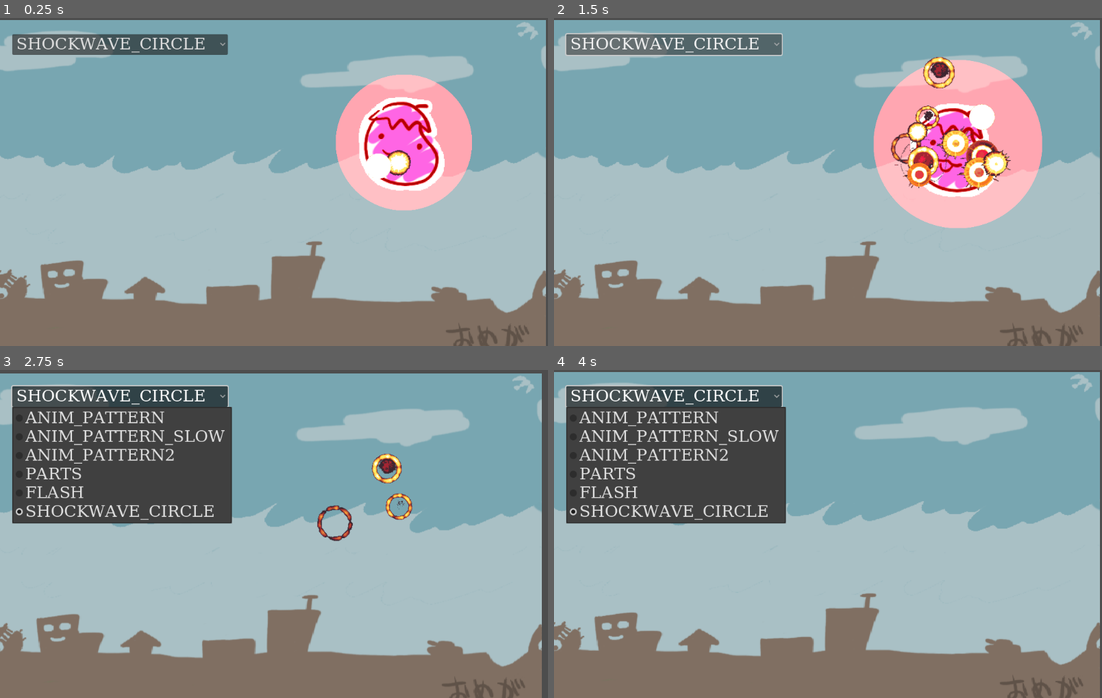
Above: before the commit, frames 1-4 (two rows, left to right).
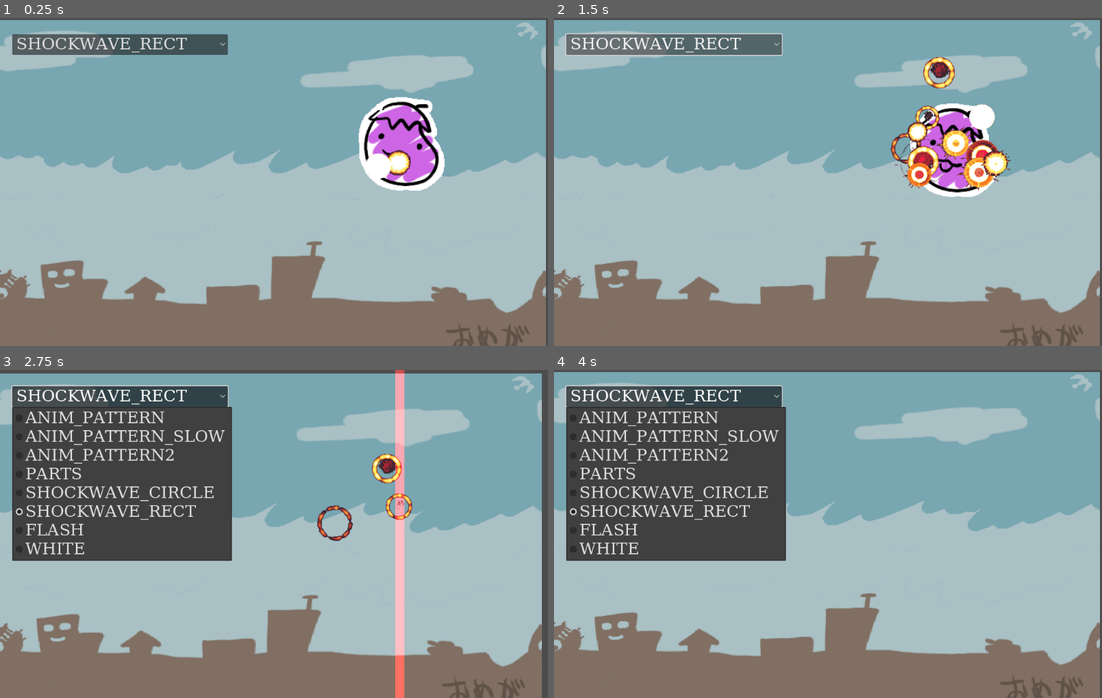
Above: after the commit, the same moments.

Repository: syun77/gd_bosseffect
Game: Godot game, scene res://Main.tscn
Two runs of this game, one before a commit and one after it. Both use one fixed random seed, a clock stepped at 60 frames per second and the inputs below.
Inputs:
- Up to frame 1 (0.25 s): no input
- Up to frame 2 (1.5 s): click "SHOCKWAVE_CIRCLE" (after the commit: "SHOCKWAVE_RECT") at 0.5 s; click "SHOCKWAVE_CIRCLE" (after the commit: "SHOCKWAVE_RECT") at 1.25 s
- Up to frame 3 (2.75 s): click "SHOCKWAVE_CIRCLE" (after the commit: "SHOCKWAVE_RECT") at 2 s
- Up to frame 4 (4 s): tap Enter at 3.5 s

The runs differ from the first frame. In frame 1, 6.9% of the frame differs, in the area x 25-87%, y 6-59%; in frame 2, 9.5%, in the area x 25-90%, y 6-65%; in frame 3, 7.3%; in frame 4, 5.6%.

Commit message:
矩形収束を実装

Diff:
--- a/gd_bosseffect/Main.gd
+++ b/gd_bosseffect/Main.gd
@@ -3,6 +3,8 @@
 const ENEMY_OBJ = preload("res://src/Enemy.tscn")
 const TIMER_SHAKE = 1.0
 
+@onready var _bg = $Bg
+@onready var _bg_color = $Bg/ColorRect
 @onready var _camera = $Camera2D
 @onready var _option = $UILayer/OptionButton
 @onready var _enemy_layer = $EnemyLayer
@@ -44,6 +46,7 @@
 
 	delta *= Common.get_slow_rate()
 	_update_shake(delta)
+	_update_bg(delta)
 
 	_prev_cnt = _cnt
 
@@ -55,7 +58,7 @@
 	e.set_type(_option.selected)
 
 ## 画面を揺らす.
-func _update_shake(delta:float):
+func _update_shake(delta:float) -> void:
 	var prev = _exists_enemy
 	_exists_enemy = _enemy_layer.get_child_count() > 0
 	if prev:
@@ -74,3 +77,21 @@
 		# 値が変わったら乱数を引く.
 		_prev_shake_y = randf_range(-24, 24)
 	_camera.offset.y = _prev_shake_y * rate
+
+## 背景の更新.
+func _update_bg(delta:float) -> void:
+	_bg_color.visible = false
+	if Common.update_bg(delta) == false:
+		return
+
+	var type = Common.bg_type
+	var rate = Common.get_bg_rate()
+
+	match type:
+		Common.eBg.WHITE:
+			_bg_color.visible = true
+			if rate < 0.8:
+				rate = 1.0
+			else:
+				rate = 1.0 - (rate - 0.8) / 0.2
+			_bg_color.color.a = rate
--- a/gd_bosseffect/Main.tscn
+++ b/gd_bosseffect/Main.tscn
@@ -25,6 +25,13 @@
 centered = false
 metadata/_edit_lock_ = true
 
+[node name="ColorRect" type="ColorRect" parent="Bg"]
+offset_left = -82.963
+offset_top = -41.4815
+offset_right = 871.037
+offset_bottom = 521.519
+color = Color(1, 1, 1, 0.705882)
+
 [node name="EnemyLayer" type="CanvasLayer" parent="."]
 follow_viewport_enabled = true
 
--- a/gd_bosseffect/project.godot
+++ b/gd_bosseffect/project.godot
@@ -23,6 +23,7 @@
 [display]
 
 window/size/viewport_width=1080
+window/stretch/mode="viewport"
 
 [input]
 
--- a/gd_bosseffect/src/Common.gd
+++ b/gd_bosseffect/src/Common.gd
@@ -1,4 +1,10 @@
 extends Node
+
+enum eBg {
+	NONE,
+	WHITE,
+	RASTER,
+}
 
 var shake_power = 0.0
 var shake_time = 0.0
@@ -6,6 +12,10 @@
 
 var _slow_time = 0.0
 var _slow_rate = 1.0
+
+var bg_type:eBg
+var bg_time = 0.0
+var bg_max_time = 0.0
 
 var _layers = {}
 
@@ -44,3 +54,19 @@
 	if _slow_time <= 0.0:
 		return 1.0
 	return _slow_rate
+
+## 背景変更.
+func change_bg(type:eBg, time:float=1.0) -> void:
+	bg_type = type
+	bg_time = 0.0
+	bg_max_time = time
+func update_bg(delta:float) -> bool:
+	if bg_time < bg_max_time:
+		bg_time += delta
+		return true
+	return false
+
+func get_bg_rate() -> float:
+	if bg_time > bg_max_time:
+		return 1.0
+	return bg_time / bg_max_time
--- a/gd_bosseffect/src/Enemy.gd
+++ b/gd_bosseffect/src/Enemy.gd
@@ -11,6 +11,7 @@
 var PARTICLE_EXPLOSION = preload("res://src/particle/ParticleExplosion.tscn")
 var PARTICLE_SHOCK_WAVE = preload("res://src/particle/ParticleShockWave.tscn")
 var PARTICLE_SHOCK_WAVE2 = preload("res://src/particle/ParticleShockWave2.tscn")
+var PARTICLE_RECT = preload("res://src/particle/ParticleRect.tscn")
 
 # ------------------------------------------
 # consts.
@@ -21,8 +22,10 @@
 	ANIM_PATTERN_SLOW,
 	ANIM_PATTERN2,
 	PARTS,
+	SHOCKWAVE_CIRCLE,
+	SHOCKWAVE_RECT,
 	FLASH,
-	SHOCKWAVE_CIRCLE,
+	WHITE,
 }
 
 # ------------------------------------------
@@ -65,14 +68,20 @@
 			# 白フラッシュ.
 			var p = PARTICLE_SHOCK_WAVE.instantiate()
 			p.position = position
-			p.setup(0, 0, 2.0)
+			p.setup(0, 0, 1.5)
 			_add_child(p)
 		eType.SHOCKWAVE_CIRCLE:
-			pass # 何も発生しない.
+			Common.change_bg(Common.eBg.WHITE, 1.0)
+		eType.SHOCKWAVE_RECT:
+			var p = PARTICLE_RECT.instantiate()
+			p.position = position
+			p.setup(0, 0, 1.5)
+			p.color = Color.RED
+			_add_child(p)
 		_:
 			var spd = 700
 			match _id:
-				eType.ANIM_PATTERN_SLOW, eType.ANIM_PATTERN2, eType.PARTS:
+				eType.ANIM_PATTERN_SLOW, eType.ANIM_PATTERN2, eType.PARTS, eType.WHITE:
 					# スロー再生あり.
 					Common.start_slow()
 					spd = 1500 # decayの影響を受けるので少し速くする.
@@ -246,6 +255,15 @@
 func _move_FLASH(delta:float) -> void:
 	_move_ANIM_PATTERN(delta)
 
+## 背景を白にする.
+func _init_WHITE() -> void:
+	_max_timer = 2.0
+	Common.change_bg(Common.eBg.WHITE, 2.2)
+func _move_WHITE(delta:float) -> void:
+	_move_ANIM_PATTERN(delta)
+
+	_spr.modulate = _spr.modulate.lerp(Color.BLACK, 10 * delta)
+
 ## 円形の衝撃波.
 func _init_SHOCKWAVE_CIRCLE() -> void:
 	_max_timer = 2.0
@@ -253,6 +271,11 @@
 	p.position = position
 	p.setup(270, 10, 3.0, 0.0)
 	_add_child(p)
-
 func _move_SHOCKWAVE_CIRCLE(delta:float) -> void:
 	_move_ANIM_PATTERN(delta)
+
+## 矩形の衝撃波.
+func _init_SHOCKWAVE_RECT() -> void:
+	_max_timer = 2.0
+func _move_SHOCKWAVE_RECT(delta:float) -> void:
+	_move_ANIM_PATTERN(delta)
--- /dev/null
+++ b/gd_bosseffect/src/particle/ParticleRect.gd
@@ -0,0 +1,13 @@
+extends Particle
+
+func _update(delta: float) -> void:
+	move(delta)
+
+	var rate = get_time_rate()
+	var alpha = 0.5
+	if rate > 0.8:
+		alpha *= 1 - ((rate - 0.8) / 0.2)
+	var sx = 0.5 * (1 - Ease.expo_out(rate))
+	scale.x = sx
+	modulate = color
+	modulate.a = alpha
--- /dev/null
+++ b/gd_bosseffect/src/particle/ParticleRect.tscn
@@ -0,0 +1,12 @@
+[gd_scene load_steps=4 format=3 uid="uid://dsi55wueroovy"]
+
+[ext_resource type="Script" path="res://src/particle/ParticleRect.gd" id="1_ace8p"]
+[ext_resource type="Texture2D" uid="uid://nc2q8lkmgkya" path="res://assets/images/rect.png" id="1_hc58b"]
+
+[sub_resource type="CanvasItemMaterial" id="CanvasItemMaterial_peb0m"]
+blend_mode = 1
+
+[node name="ParticleRect" type="Sprite2D"]
+material = SubResource("CanvasItemMaterial_peb0m")
+texture = ExtResource("1_hc58b")
+script = ExtResource("1_ace8p")
--- a/gd_bosseffect/src/particle/ParticleShockWave.gd
+++ b/gd_bosseffect/src/particle/ParticleShockWave.gd
@@ -7,9 +7,9 @@
 
 func _draw() -> void:
 	var rate = get_time_rate()
-	var alpha = 0.7
-	if rate > 0.9:
-		alpha *= (1 - rate) / 0.1
+	var alpha = 1.0
+	if rate > 0.8:
+		alpha *= (1 - rate) / 0.2
 	var w = 2048 * Ease.expo_out(rate)
 	var h = 2048
 	var x = -w/2
--- a/gd_bosseffect/src/particle/ParticleShockWave2.gd
+++ b/gd_bosseffect/src/particle/ParticleShockWave2.gd
@@ -10,14 +10,16 @@
 	var sy = 1.0
 	match _step:
 		0:
+			material.blend_mode = CanvasItemMaterial.BLEND_MODE_ADD
 			var rate = _timer / 2.0
-			sc += 0.1 * rate
+			sc += 0.3 * rate
 			if rate >= 1:
 				_timer = 0
 				_life = 1.0
 				_step += 1
+				material.blend_mode = CanvasItemMaterial.BLEND_MODE_MIX
 		1:
-			sc += 0.1
+			sc += 0.3
 			if _timer < 0.1:
 				var rate = Ease.expo_out(_timer / 0.1)
 				sx -= 0.2 * rate
Binary file added: gd_bosseffect/assets/images/rect.png
Not shown, added: gd_bosseffect/assets/images/rect.png.import
Not shown: 1 places in gd_bosseffect/src/particle/ParticleShockWave2.tscn that only renumber resources
